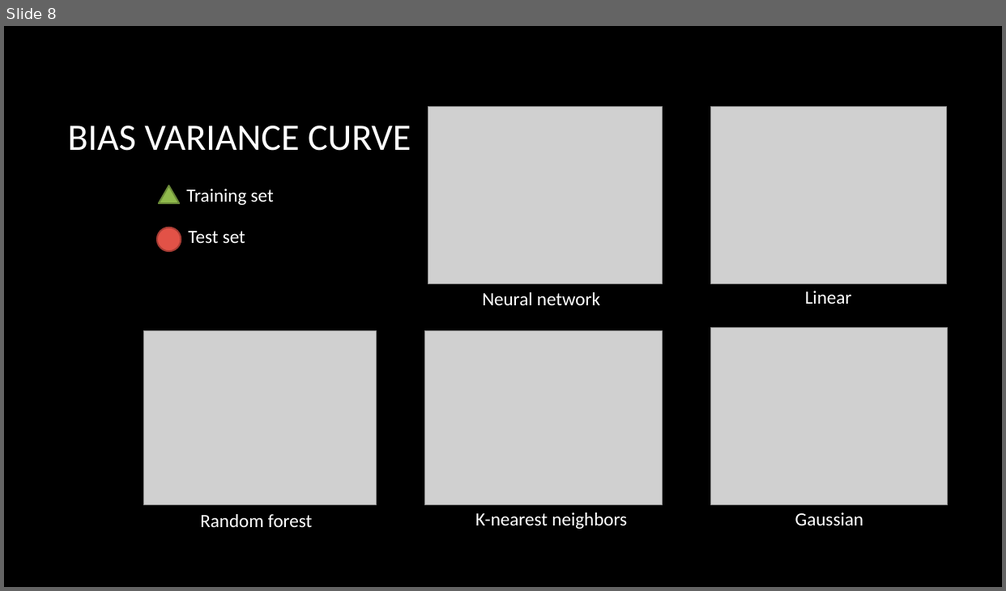
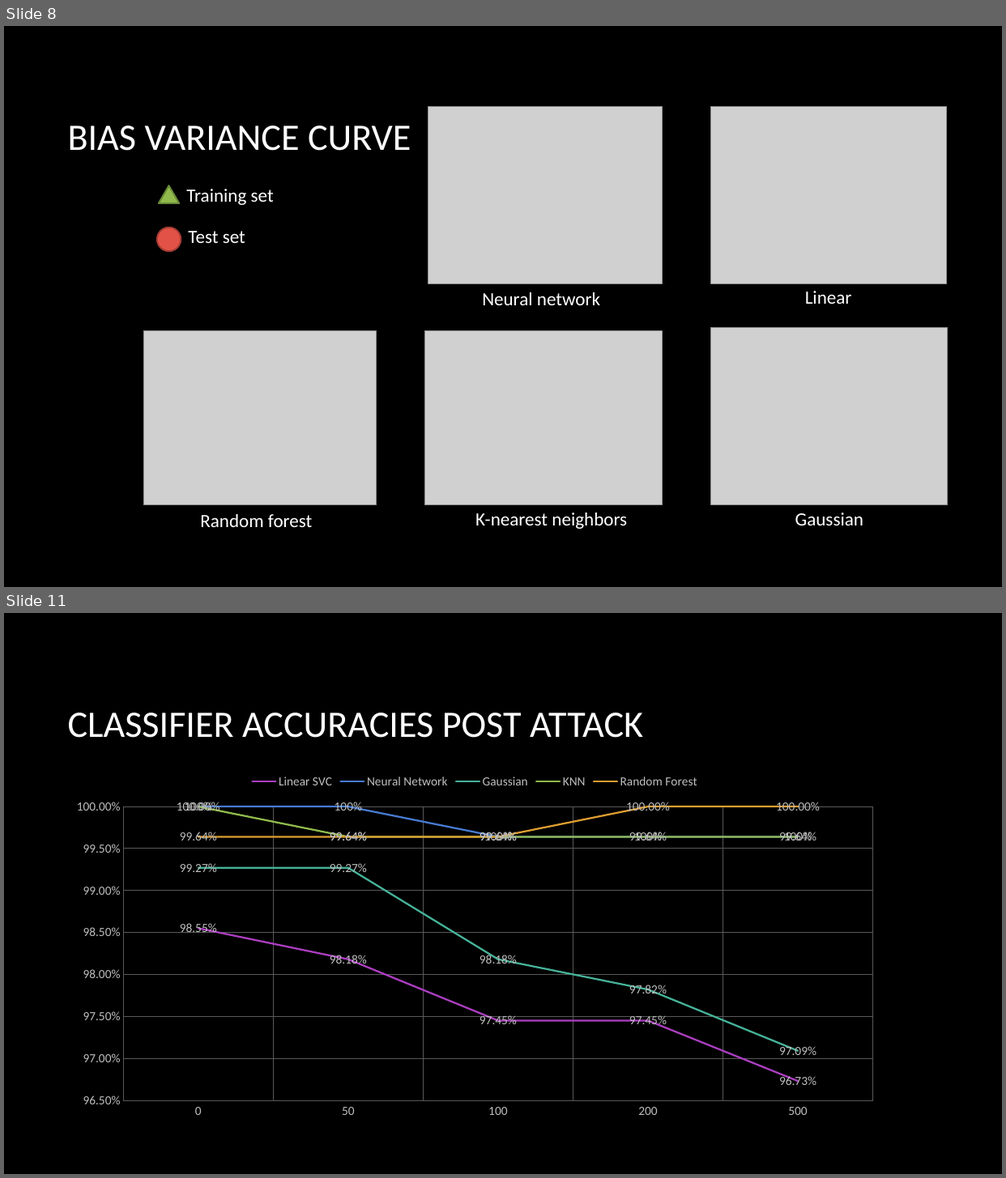
Before and after one commit to ychennay/CIS-700-Banknote-Authentication, a slide deck: CIS-700.pptx. Shown one above the other, each under a label of ours: slide 8 before the commit, slides 8 and 11 after it; the slides between them are not shown. The pictures are 1006x591 and 1006x1178 pixels, drawn with LibreOffice and Linux fonts; fonts in the diff are those of the drawing; grey boxes stand for pictures; background and template pictures are left out. Boxes give left, top, right and bottom in pixels: in the first picture for what was removed or moved away, otherwise in the second. Text is boxed around its words. In the diff, an @@ line names an element or a change of style, - is before the commit and + after.

Commit message:
Adding the FBA slides

```diff
--- a/CIS-700.pptx
+++ b/CIS-700.pptx
@@ slide 11 added at (4, 613, 1002, 1174), background picture (left out) @@
@@ title added at (68, 713, 643, 738), 36 pt, text #FFFFFF @@
+CLASSIFIER ACCURACIES POST ATTACK
@@ line chart added at (60, 766, 889, 1126) @@
+categories: 0, 50, 100, 200, 500
+Linear SVC: 0.9855, 0.9818, 0.9745, 0.9745, 0.9673
+Neural Network: 1, 1, 0.9964, 0.9964, 0.9964
+Gaussian: 0.9927, 0.9927, 0.9818, 0.9782, 0.9709
+KNN: 1, 0.9964, 0.9964, 0.9964, 0.9964
+Random Forest: 0.9964, 0.9964, 0.9964, 1, 1
```
Also in this commit, not shown: 1 slide changed, 3 other slides added.
